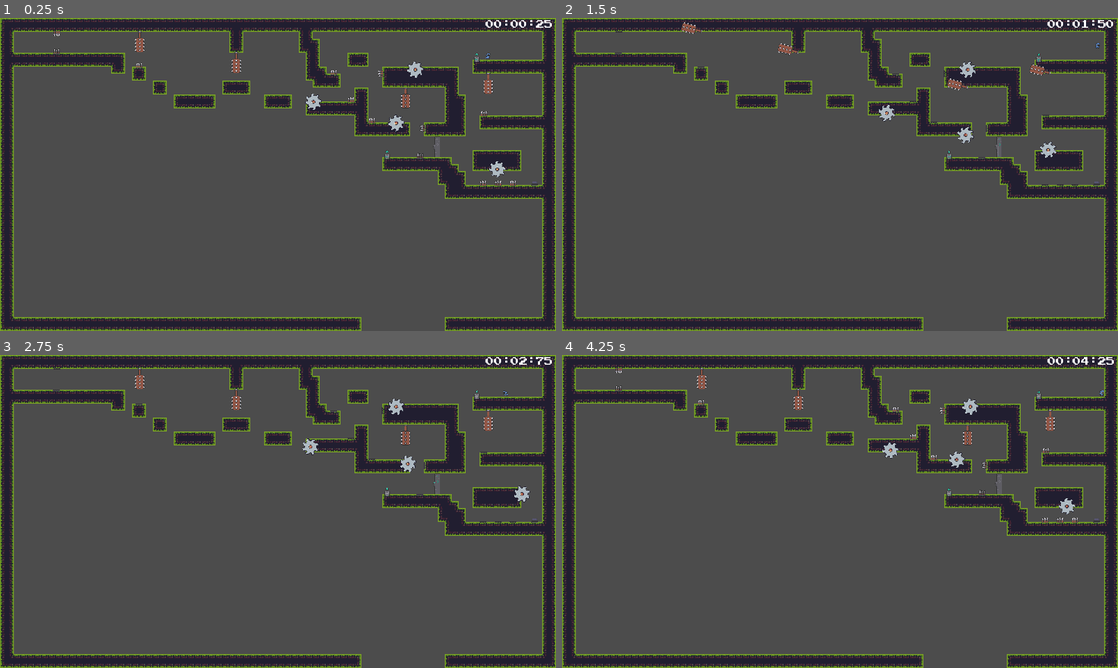
Above: before the commit, frames 1-4 (two rows, left to right).
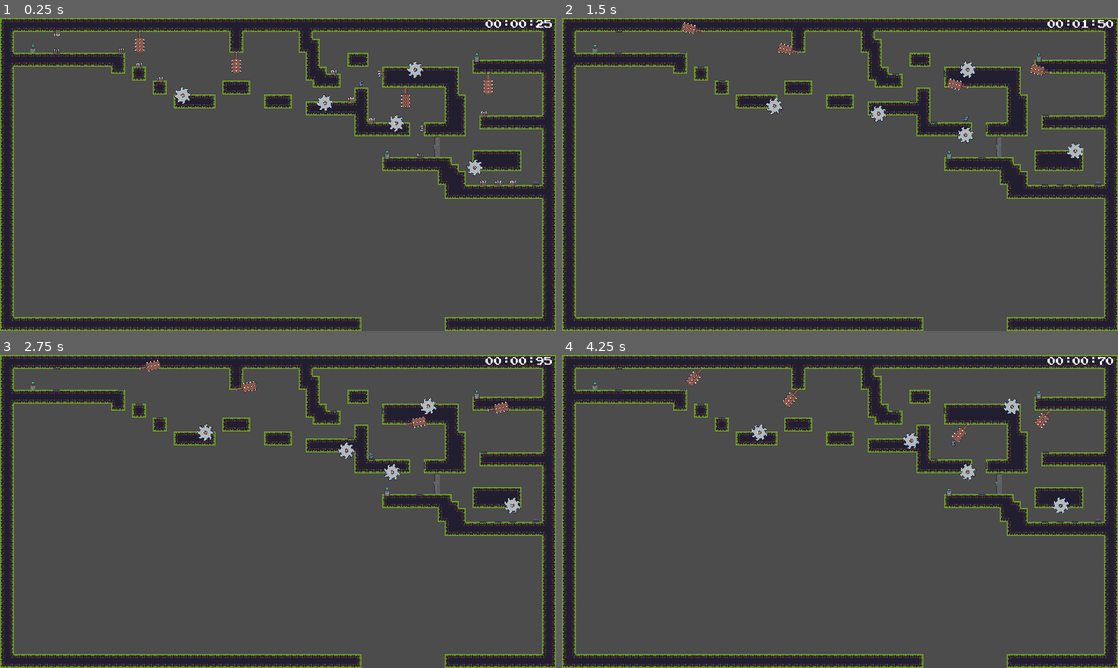
Above: after the commit, the same moments.

Repository: hasshe94/GodotPlatformer
Game: Godot game, scene res://Scenes/World.tscn
Same seed, same stepped clock (60 frames per second), same inputs: the game is played once before the commit and once after it. The project has no main scene, so this scene is started directly.
Inputs:
- Up to frame 1 (0.25 s): no input
- Up to frame 2 (1.5 s): hold D (right) from 0.53 s (still down); tap Space (Jump) at 0.77 s
- Up to frame 3 (2.75 s): tap Space (Jump) at 1.52 s; release D (right) at 2.03 s; hold A (left) from 2.03 s (still down)
- Up to frame 4 (4.25 s): release A (left) at 2.78 s; hold D (right) from 2.78 s (still down); tap Space (Jump) at 3.02, 3.77 s

The runs differ from the first frame. In frame 1, 0.6% of the frame differs, in the area x 5-97%, y 8-54%; in frame 2, 0.6%; in frame 3, 1.5%; in frame 4, 1.6%, in the area x 5-100%, y 0-54%.

Commit message:
ye
ye

Diff:
--- a/Scenes/Player.tscn
+++ b/Scenes/Player.tscn
@@ -151,7 +151,7 @@
 
 [node name="CollisionPolygon2D" type="CollisionPolygon2D" parent="."]
 build_mode = 1
-polygon = PoolVector2Array( -4, 8, 3, 8, 4, 6, 5, -3, 5, -6, 1, -8, -6, -3, -6, 2, -6, 4, -4, 5 )
+polygon = PoolVector2Array( -4, 8, 3, 8, 3, 5, 4, -3, 4, -6, 1, -8, -5, -3, -6, 2, -5, 4, -4, 4, -4, 5 )
 
 [node name="AnimationPlayer" type="AnimationPlayer" parent="."]
 anims/Attack = SubResource( 3 )
--- a/Scenes/SpinningBlade.tscn
+++ b/Scenes/SpinningBlade.tscn
@@ -35,12 +35,12 @@
 "values": [ 0, 1, 2, 3, 4, 5, 6, 7 ]
 }
 
-[sub_resource type="Curve2D" id=25]
+[sub_resource type="Curve2D" id=30]
 _data = {
-"points": PoolVector2Array( 0, 0, 0, 0, -1, 0, 0, 0, 0, 0, 1, -27, 0, 0, 0, 0, 58, -27, 0, 0, 0, 0, 1, -25, 0, 0, 0, 0, 0, -3, 0, 0, 0, 0, 94, 2, 0, 0, 0, 0, 0, 1 )
+"points": PoolVector2Array( 0, 0, 0, 0, 2, -25, 0, 0, 0, 0, 91, -24, 0, 0, 0, 0, 91, 0, 0, 0, 0, 0, 0, 0, 0, 0, 0, 0, 2, -25 )
 }
 
-[sub_resource type="CircleShape2D" id=24]
+[sub_resource type="CircleShape2D" id=31]
 radius = 19.0263
 
 [node name="SpinningBlade" type="Node2D"]
@@ -49,14 +49,14 @@
 [node name="AnimationPlayer" type="AnimationPlayer" parent="."]
 autoplay = "Spin"
 playback_speed = -3.0
-anims/RESET = SubResource( 1 )
-anims/Spin = SubResource( 22 )
+anims/RESET = SubResource( 28 )
+anims/Spin = SubResource( 29 )
 
 [node name="Path2D" type="Path2D" parent="."]
-curve = SubResource( 25 )
+curve = SubResource( 30 )
 
 [node name="PathFollow2D" type="PathFollow2D" parent="Path2D"]
-position = Vector2( -1, 0 )
+position = Vector2( 2, -25 )
 rotation = -1.6065
 rotate = false
 
--- a/Scenes/World.tscn
+++ b/Scenes/World.tscn
@@ -235,13 +235,13 @@
 tracks/0/keys = {
 "times": PoolRealArray( 0, 0.1, 0.2, 0.3, 0.4, 0.5, 0.6, 0.7 ),
 "transitions": PoolRealArray( 1, 1, 1, 1, 1, 1, 1, 1 ),
-"update": 1,
+"update": 0,
 "values": [ 0, 1, 2, 3, 4, 5, 6, 7 ]
 }
 
 [sub_resource type="Curve2D" id=23]
 _data = {
-"points": PoolVector2Array( 0, 0, 0, 0, 4, -9, 0, 0, 0, 0, 96, -8, 0, 0, 0, 0, 96, -40, 0, 0, 0, 0, 3, -40, 0, 0, 0, 0, 3, -9, 0, 0, 0, 0, 96, -8, 0, 0, 0, 0, 95, -40, 0, 0, 0, 0, 3, -40, 0, 0, 0, 0, 3, -9 )
+"points": PoolVector2Array( 0, 0, 0, 0, -6, -45, 0, 0, 0, 0, -7, -3, 0, 0, 0, 0, 96, -4, 0, 0, 0, 0, 97, -44, 0, 0, 0, 0, -6, -45 )
 }
 
 [sub_resource type="CircleShape2D" id=24]
@@ -256,6 +256,46 @@
 _data = {
 "points": PoolVector2Array( 0, 0, 0, 0, -1, 0, 0, 0, 0, 0, 56, 0, 0, 0, 0, 0, 59, 27, 0, 0, 0, 0, -1, 28, 0, 0, 0, 0, 58, 27, 0, 0, 0, 0, 57, 0, 0, 0, 0, 0, -1, -2 )
 }
+
+[sub_resource type="Animation" id=28]
+length = 0.001
+tracks/0/type = "value"
+tracks/0/path = NodePath("Path2D/PathFollow2D/Sprite:frame")
+tracks/0/interp = 1
+tracks/0/loop_wrap = true
+tracks/0/imported = false
+tracks/0/enabled = true
+tracks/0/keys = {
+"times": PoolRealArray( 0 ),
+"transitions": PoolRealArray( 1 ),
+"update": 0,
+"values": [ 0 ]
+}
+
+[sub_resource type="Animation" id=29]
+resource_name = "Spin"
+length = 0.8
+loop = true
+tracks/0/type = "value"
+tracks/0/path = NodePath("Path2D/PathFollow2D/Sprite:frame")
+tracks/0/interp = 1
+tracks/0/loop_wrap = true
+tracks/0/imported = false
+tracks/0/enabled = true
+tracks/0/keys = {
+"times": PoolRealArray( 0, 0.1, 0.2, 0.3, 0.4, 0.5, 0.6, 0.7 ),
+"transitions": PoolRealArray( 1, 1, 1, 1, 1, 1, 1, 1 ),
+"update": 1,
+"values": [ 0, 1, 2, 3, 4, 5, 6, 7 ]
+}
+
+[sub_resource type="Curve2D" id=30]
+_data = {
+"points": PoolVector2Array( 0, 0, 0, 0, 2, -25, 0, 0, 0, 0, 91, -24, 0, 0, 0, 0, 91, 0, 0, 0, 0, 0, 0, 0, 0, 0, 0, 0, 2, -25 )
+}
+
+[sub_resource type="CircleShape2D" id=31]
+radius = 19.0263
 
 [node name="World" type="Node2D"]
 script = ExtResource( 10 )
@@ -284,6 +324,7 @@
 [node name="TileMap" type="TileMap" parent="."]
 tile_set = SubResource( 20 )
 cell_size = Vector2( 16, 16 )
+show_collision = true
 format = 1
 tile_data = PoolIntArray( 0, 0, 0, 1, 0, 131076, 2, 0, 1, 3, 0, 1, 4, 0, 131076, 5, 0, 1, 6, 0, 1, 7, 0, 1, 8, 0, 1, 9, …(12962 unchanged characters)…
 
@@ -298,6 +339,10 @@
 
 [node name="SwingingTrap4" parent="." instance=ExtResource( 3 )]
 position = Vector2( 1124, 127 )
+
+[node name="SpikeTrap15" parent="." instance=ExtResource( 4 )]
+position = Vector2( 368, 139 )
+rotation = -3.14159
 
 [node name="SpikeTrap" parent="." instance=ExtResource( 4 )]
 position = Vector2( 131, 38 )
@@ -322,6 +367,10 @@
 position = Vector2( 1114, 218 )
 rotation = -3.14159
 
+[node name="SpikeTrap14" parent="." instance=ExtResource( 4 )]
+position = Vector2( 279, 73 )
+rotation = -3.14159
+
 [node name="SpikeTrap7" parent="." instance=ExtResource( 4 )]
 position = Vector2( 874, 128 )
 rotation = 1.5708
@@ -354,7 +403,7 @@
 position = Vector2( 352, 214 )
 
 [node name="Button" parent="DoorAndButton" index="0"]
-position = Vector2( 879, 167 )
+position = Vector2( 882, 167 )
 scale = Vector2( 1, 2.25 )
 
 [node name="Door" parent="DoorAndButton" index="1"]
@@ -363,6 +412,9 @@
 [node name="SpinningBlade" parent="." instance=ExtResource( 6 )]
 position = Vector2( 715, 220 )
 follow_speed = 125
+
+[node name="PathFollow2D" parent="SpinningBlade/Path2D" index="0"]
+position = Vector2( 2, -25 )
 
 [node name="SpinningBlade2" type="Node2D" parent="."]
 position = Vector2( 1100, 350 )
@@ -379,18 +431,17 @@
 curve = SubResource( 23 )
 
 [node name="PathFollow2D" type="PathFollow2D" parent="SpinningBlade2/Path2D"]
-position = Vector2( -2, 1 )
-rotation = -1.61425
+position = Vector2( -6, -45 )
+rotation = 1.5946
 
 [node name="Sprite" type="Sprite" parent="SpinningBlade2/Path2D/PathFollow2D"]
-position = Vector2( 9.72992, 6.42871 )
+position = Vector2( 8, -9.53674e-07 )
 texture = ExtResource( 7 )
 hframes = 8
 
 [node name="Area2D" type="Area2D" parent="SpinningBlade2/Path2D/PathFollow2D/Sprite" groups=["Deadly"]]
 
 [node name="CollisionShape2D" type="CollisionShape2D" parent="SpinningBlade2/Path2D/PathFollow2D/Sprite/Area2D"]
-position = Vector2( 3.05176e-05, 0 )
 shape = SubResource( 24 )
 
 [node name="SpinningBlade3" type="Node2D" parent="."]
@@ -450,6 +501,34 @@
 [node name="CollisionShape2D" type="CollisionShape2D" parent="SpinningBlade4/Path2D/PathFollow2D/Sprite/Area2D"]
 shape = SubResource( 24 )
 
+[node name="SpinningBlade5" type="Node2D" parent="." groups=["Deadly"]]
+position = Vector2( 400, 203 )
+script = ExtResource( 8 )
+follow_speed = 75
+
+[node name="AnimationPlayer" type="AnimationPlayer" parent="SpinningBlade5"]
+autoplay = "Spin"
+playback_speed = -3.0
+anims/RESET = SubResource( 28 )
+anims/Spin = SubResource( 29 )
+
+[node name="Path2D" type="Path2D" parent="SpinningBlade5"]
+curve = SubResource( 30 )
+
+[node name="PathFollow2D" type="PathFollow2D" parent="SpinningBlade5/Path2D"]
+position = Vector2( 2, -25 )
+rotation = -1.6065
+rotate = false
+
+[node name="Sprite" type="Sprite" parent="SpinningBlade5/Path2D/PathFollow2D"]
+texture = ExtResource( 7 )
+hframes = 8
+
+[node name="Area2D" type="Area2D" parent="SpinningBlade5/Path2D/PathFollow2D/Sprite" groups=["Deadly"]]
+
+[node name="CollisionShape2D" type="CollisionShape2D" parent="SpinningBlade5/Path2D/PathFollow2D/Sprite/Area2D"]
+shape = SubResource( 31 )
+
 [node name="SavePoint" parent="." instance=ExtResource( 9 )]
 position = Vector2( 1098, 90 )
 
@@ -457,7 +536,12 @@
 position = Vector2( 891, 314 )
 
 [node name="Player" parent="." instance=ExtResource( 1 )]
-position = Vector2( 1124, 87 )
+position = Vector2( 832, 153 )
+
+[node name="SavePoint3" parent="." instance=ExtResource( 9 )]
+position = Vector2( 76, 70 )
+
+[connection signal="body_entered" from="SpinningBlade5/Path2D/PathFollow2D/Sprite/Area2D" to="SpinningBlade5" method="_on_Area2D_body_entered"]
 
 [editable path="DoorAndButton"]
 [editable path="SpinningBlade"]
Not shown: 1 places in Scenes/Player.tscn that only renumber resources
Not shown: 3 places in Scenes/SpinningBlade.tscn that only renumber resources
Not shown: 1 places in Scenes/World.tscn that only renumber resources
